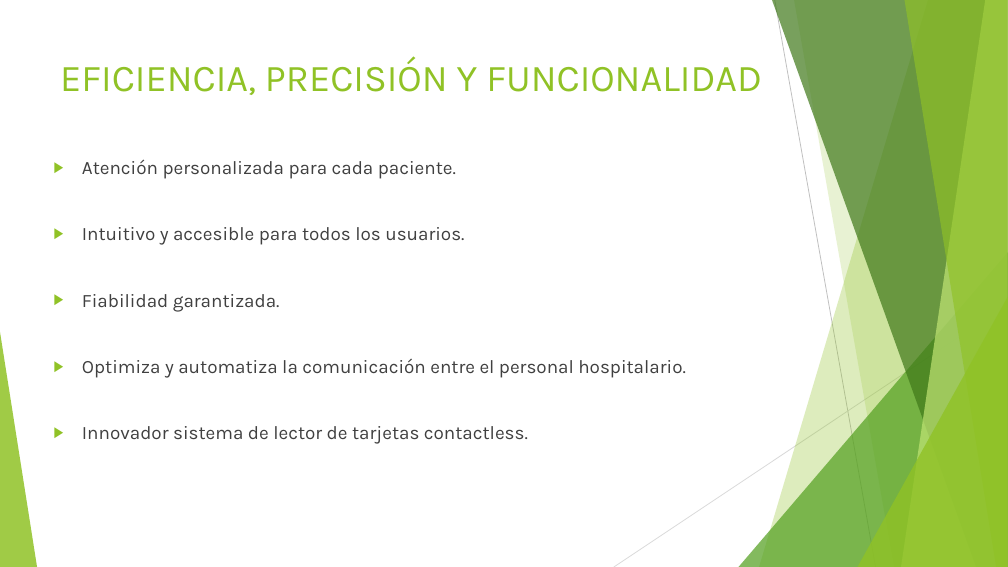
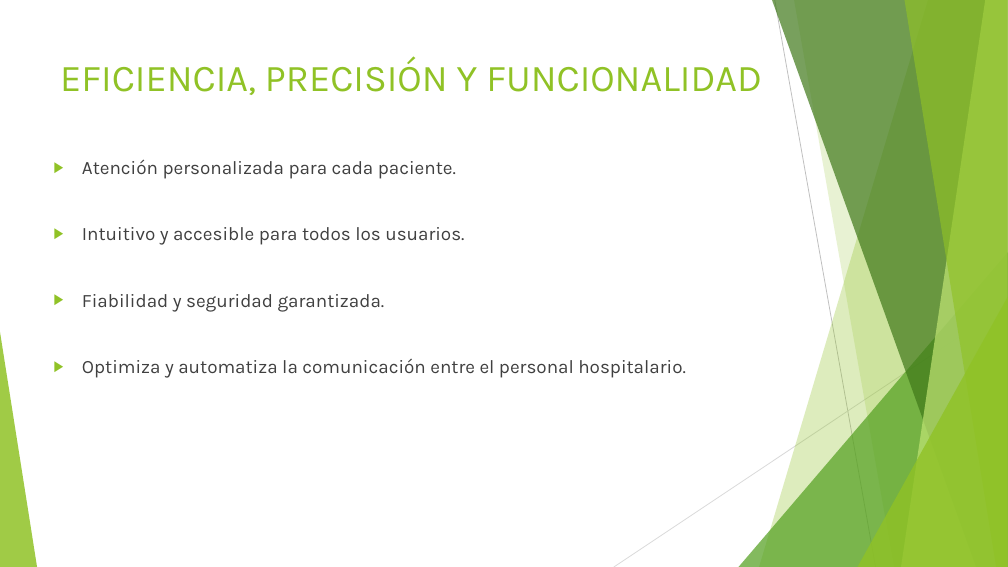
Before and after one commit to paula-arellano/proy_inf_dmp, a slide deck: slide 3 of SOFTWARE DE GESTIÓN HOSPITALARIA.pptx. Drawn at 1008x567 pixels with LibreOffice and Linux fonts; fonts in the diff are those of the drawing. Boxes give left, top, right and bottom in pixels: in the first picture for what was removed or moved away, otherwise in the second. Text is boxed around its words. In the diff, an @@ line names an element or a change of style, - is before the commit and + after.

```diff
--- a/SOFTWARE DE GESTIÓN HOSPITALARIA.pptx
+++ b/SOFTWARE DE GESTIÓN HOSPITALARIA.pptx
@@ text at [82,294,385,312]: text changed @@
-▶ Fiabilidad garantizada.
+▶ Fiabilidad y seguridad garantizada.
@@ text at [82,426,528,444]: paragraph removed @@
-▶ Innovador sistema de lector de tarjetas contactless.
```
Also in this commit, not shown: 2 slides added.
